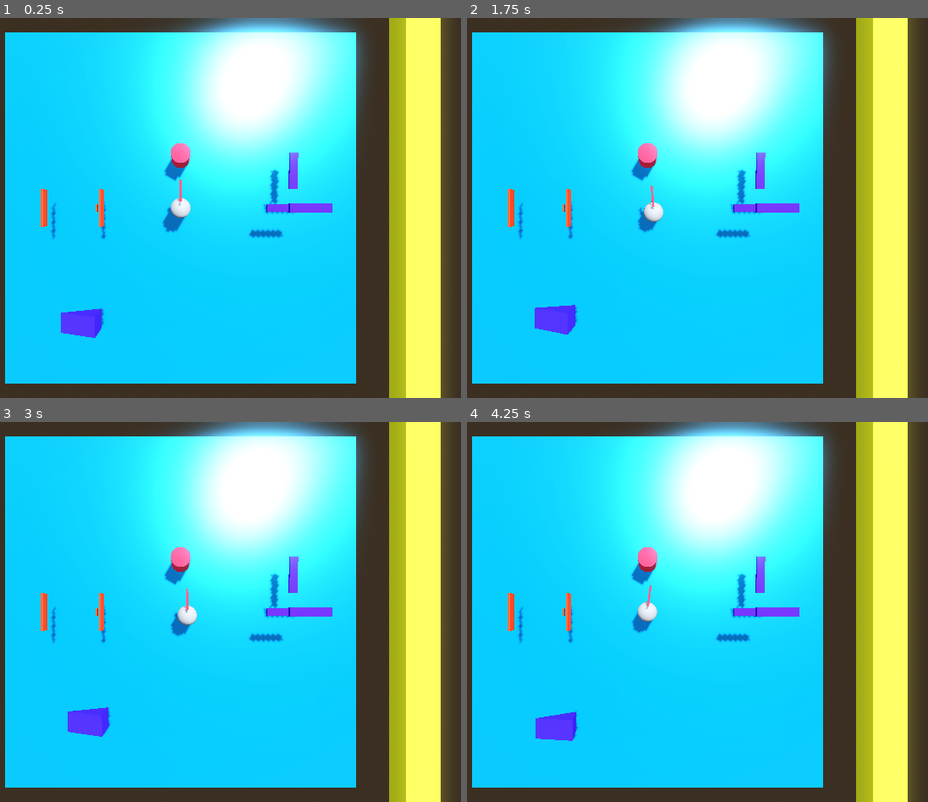
Above: before the commit, frames 1-4 (two rows, left to right).
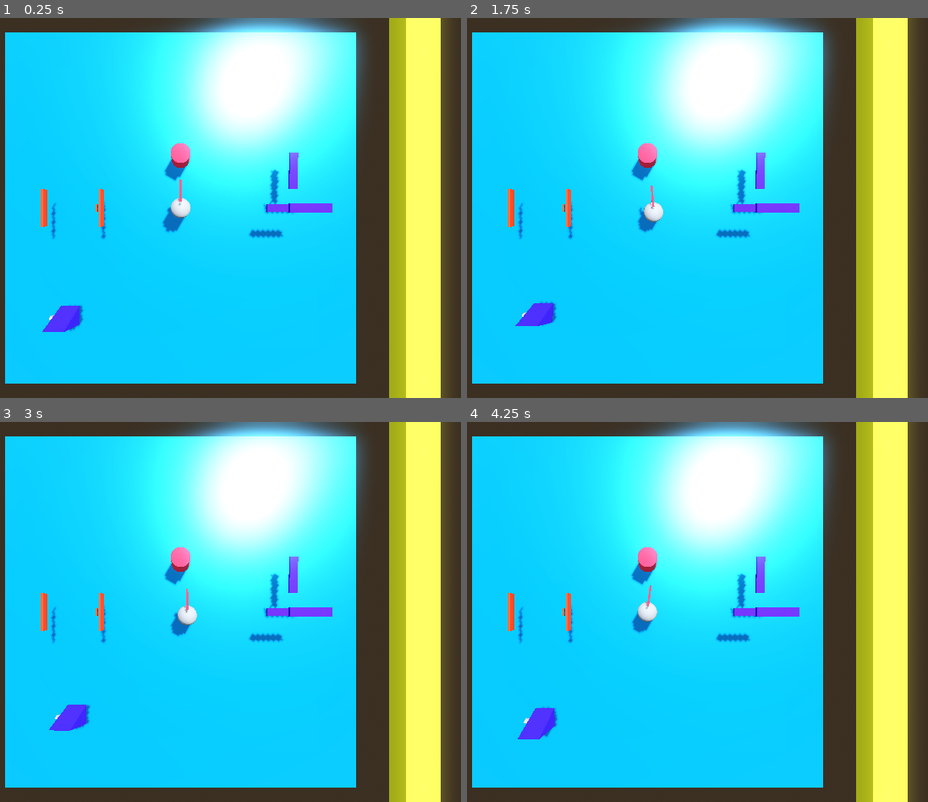
Above: after the commit, the same moments.

Repository: Charlie-Quin/Portals-
Game: Godot game, scene res://world.tscn
Two runs of this game, one before a commit and one after it. Both use one fixed random seed, a clock stepped at 60 frames per second and the inputs below.
Inputs (mouse positions are in pixels of both pictures, inside the frame that each line leads up to):
- Up to frame 1 (0.25 s): no input
- Up to frame 2 (1.75 s): move the mouse to (683, 208) at 0.52 s; tap A (a) at 0.6 s; tap Space (jump) at 0.77, 1.52 s; tap D (d) at 0.8, 1.35 s; move the mouse to (614, 208) at 1.27 s; tap S (s) at 1.55 s
- Up to frame 3 (3 s): move the mouse to (198, 604) at 2.02 s; tap S (s) at 2.1 s; tap W (w) at 2.3, 2.85 s; tap Enter at 2.75 s; move the mouse to (170, 619) at 2.77 s
- Up to frame 4 (4.25 s): tap Space (jump) at 3.02, 3.77 s; tap A (a) at 3.05, 3.6 s; move the mouse to (697, 615) at 3.52 s; tap D (d) at 3.8 s

The runs differ from the first frame. In frame 1, 0.7% of the frame differs, in the area x 9-23%, y 75-85%; in frame 2, 0.6%; in frame 3, 0.6%; in frame 4, 0.7%, in the area x 11-25%, y 74-84%.

Commit message:
made it work the right way

Diff:
--- a/portal.gd
+++ b/portal.gd
@@ -44,21 +44,31 @@
 
 		camera.position = newPosition
 
-
+	#this works great for position!
 	var localOffset = to_local(player.global_transform.origin)
 	var newPosition = targetPortal.to_global(localOffset)
 	camera.position = newPosition
 
-	# Calculate the combined matrix
-	var matrix = global_transform * targetPortal.global_transform.affine_inverse() * player.neck.global_transform
-
-	# Extract rotation from the matrix
-	var rotation = matrix.basis.get_rotation_quaternion()
-
-	# Apply rotation to the camera
-	camera.global_transform.basis = Basis(rotation)
+	#doesn't work
+	if false:
+		# Calculate the combined matrix
+		var matrix = global_transform * targetPortal.transform * player.neck.global_transform
+		# Apply rotation to the camera
+		camera.quaternion = matrix.basis.get_rotation_quaternion()
 
 
-	print(camera.position)
+	# we want the player's global matrix as relative to the target portal
+
+	var player_local_to_A = global_transform.affine_inverse() * player.neck.global_transform
+
+	var newMatrix = targetPortal.global_transform * player_local_to_A
+
+	camera.transform.basis = newMatrix.basis
+	camera.transform.origin = newMatrix.origin
+
+	#this code is run by "portal in"
+	#??? = -player.global_transform.basis.z + self.transform.basis.z + targetPortal.basis.z
+
+	#camera.look_at(camera.global_position - player.neck.global_transform.basis.z + self.transform.basis.z - targetPortal.transform.basis.z)
 
 	pass
--- a/world.tscn
+++ b/world.tscn
@@ -38,6 +38,11 @@
 
 [sub_resource type="PrismMesh" id="PrismMesh_4ff8p"]
 material = SubResource("StandardMaterial3D_72w1i")
+
+[sub_resource type="CylinderMesh" id="CylinderMesh_350q8"]
+top_radius = 0.1
+bottom_radius = 0.1
+height = 0.5
 
 [sub_resource type="StandardMaterial3D" id="StandardMaterial3D_eea0a"]
 albedo_color = Color(1, 0.207843, 0.0784314, 1)
@@ -146,8 +151,12 @@
 [node name="Camera3D" type="Camera3D" parent="portal1/SubViewport"]
 
 [node name="MeshInstance3D" type="MeshInstance3D" parent="portal1/SubViewport/Camera3D"]
-transform = Transform3D(1, 0, -4.37114e-08, -4.37114e-08, 3.56519e-15, -1, 0, 1.86592, 1.91069e-15, 0, 0, 0.000337343)
+transform = Transform3D(1, 1.55839e-22, -3.65072e-30, 0, -8.1562e-08, -1, -8.35188e-23, 1.86592, -4.37114e-08, 0, 0, 0.000337343)
 mesh = SubResource("PrismMesh_4ff8p")
+
+[node name="MeshInstance3D" type="MeshInstance3D" parent="portal1/SubViewport/Camera3D/MeshInstance3D"]
+transform = Transform3D(1, 0, 3.82137e-15, 3.82137e-15, 4.37114e-08, -1, 0, 1, 4.37114e-08, 4.87976e-23, -0.313127, -0.631531)
+mesh = SubResource("CylinderMesh_350q8")
 
 [node name="frame" type="Node3D" parent="portal1"]
 
@@ -182,6 +191,10 @@
 [node name="MeshInstance3D" type="MeshInstance3D" parent="portal2/SubViewport/Camera3D"]
 transform = Transform3D(1, 0, -4.37114e-08, -4.37114e-08, 3.56519e-15, -1, 0, 1.86592, 1.91069e-15, -0.0198278, 0, -0.00111649)
 mesh = SubResource("PrismMesh_a0xiu")
+
+[node name="MeshInstance3D" type="MeshInstance3D" parent="portal2/SubViewport/Camera3D/MeshInstance3D"]
+transform = Transform3D(1, 0, 3.82137e-15, 3.82137e-15, 4.37114e-08, -1, 0, 1, 4.37114e-08, 4.87976e-23, -0.313127, -0.631531)
+mesh = SubResource("CylinderMesh_350q8")
 
 [node name="frame" type="Node3D" parent="portal2"]
 
Not shown: 1 places in world.tscn that only renumber resources
